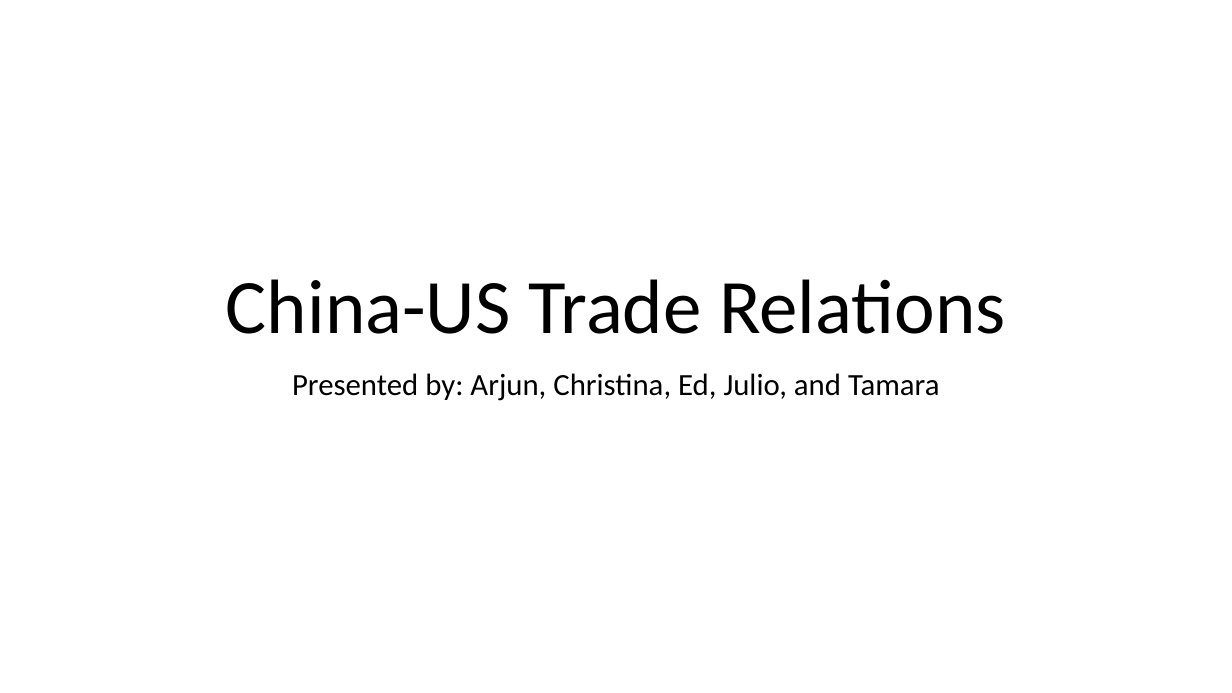
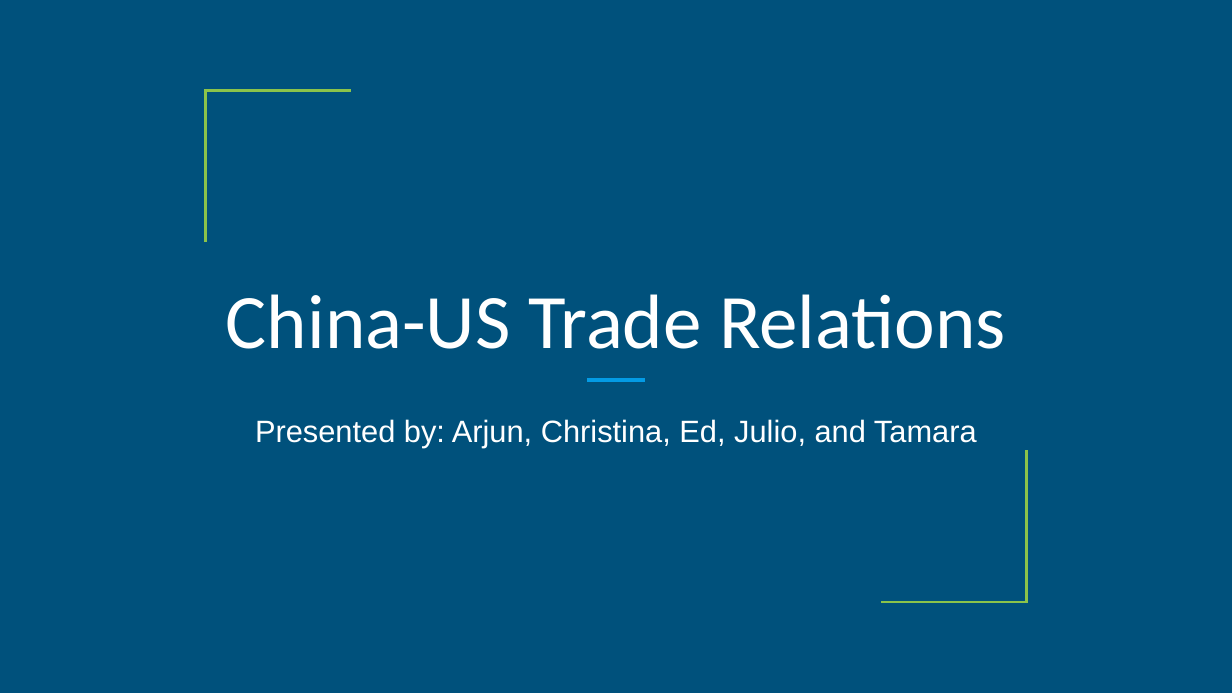
Before and after one commit to christinamarpar/GW-project-1, a slide deck: slide 1 of TradePres_v1.pptx. Drawn at 1232x693 pixels with LibreOffice and Linux fonts; fonts in the diff are those of the drawing. Boxes give left, top, right and bottom in pixels: in the first picture for what was removed or moved away, otherwise in the second. Text is boxed around its words. In the diff, an @@ line names an element or a change of style, - is before the commit and + after.

```diff
--- a/TradePres_v1.pptx
+++ b/TradePres_v1.pptx
@@ background #FFFFFF to #00517C @@
@@ freeform shape added at bbox=[205, 91, 351, 242], outline #8BC34A 2.25 pt @@
@@ title "China-US Trade Relations": place and size @@
-title "China-US Trade Relations" at bbox=[226, 279, 1006, 334]
+title "China-US Trade Relations" at bbox=[226, 294, 1006, 349]
@@ title "China-US Trade Relations" at bbox=[226, 294, 1006, 349]: text colour #000000 to #FFFFFF @@
@@ line added from (588, 380) to (645, 380), #039BE5 3 pt @@
@@ subtitle "Presented by: Arjun, Christina, Ed, ...": place and size @@
-subtitle "Presented by: Arjun, Christina, Ed, ..." at bbox=[292, 373, 940, 401]
+subtitle "Presented by: Arjun, Christina, Ed, ..." at bbox=[255, 419, 977, 447]
@@ subtitle "Presented by: Arjun, Christina, Ed, ..." at bbox=[255, 419, 977, 447]: font Calibri to Arial, text colour #000000 to #FFFFFF; less space between paragraphs @@
@@ freeform shape added at bbox=[881, 450, 1027, 602], outline #8BC34A 2.25 pt @@
```
Also in this commit, not shown: 3 other slides changed, 8 slides added, 8 other files.
